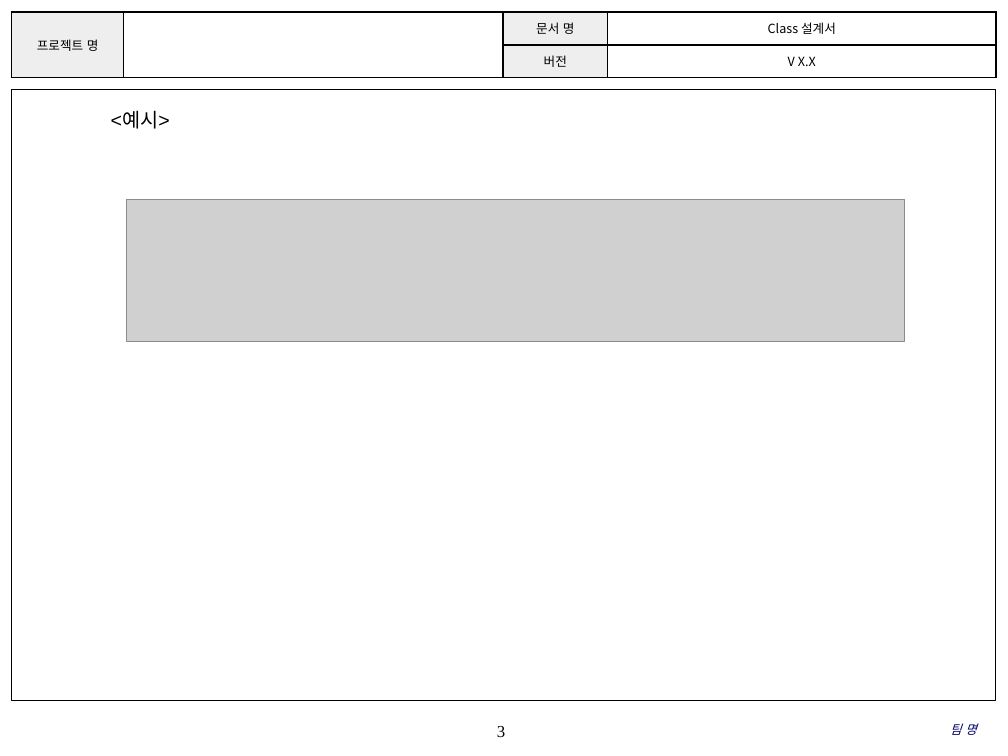
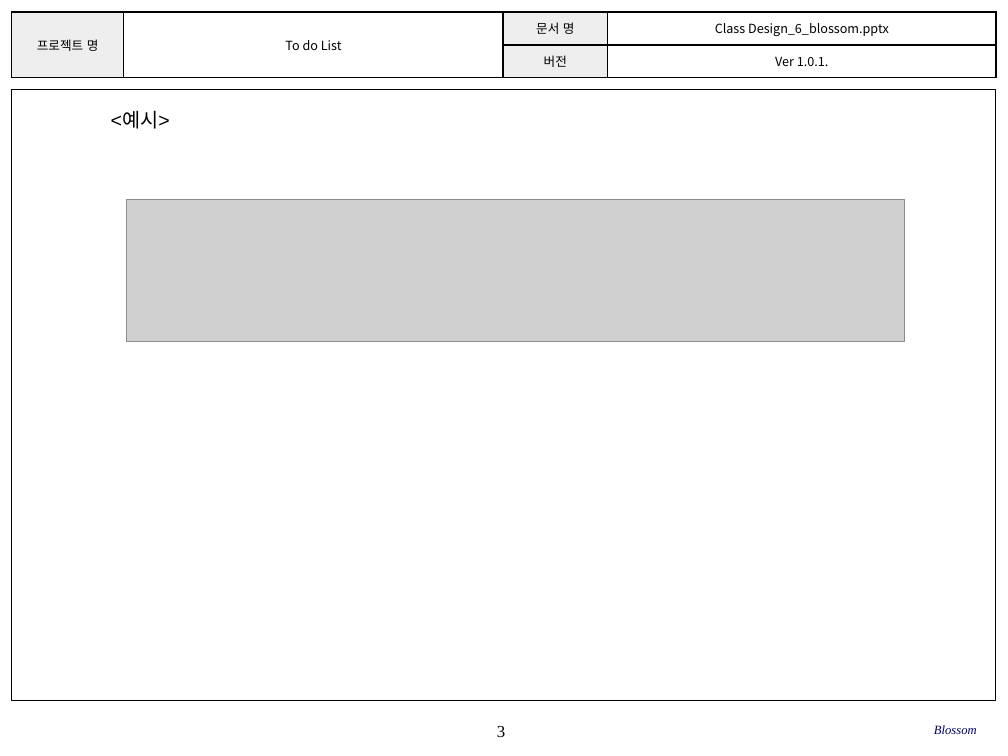
Before and after one commit to SE-admin/SE2017_6_blossom, a slide deck: slide 3 of doc/3_ 설계서/Class Design_6_blossom.pptx. Drawn at 1008x756 pixels with LibreOffice and Linux fonts; fonts in the diff are those of the drawing; grey boxes stand for pictures; background and template pictures are left out. Boxes give left, top, right and bottom in pixels: in the first picture for what was removed or moved away, otherwise in the second. Text is boxed around its words. In the diff, an @@ line names an element or a change of style, - is before the commit and + after.

```diff
--- a/doc/3_ 설계서/Class Design_6_blossom.pptx
+++ b/doc/3_ 설계서/Class Design_6_blossom.pptx
@@ table at (11, 12, 996, 78) @@
-row 1, column 2: 
+row 1, column 2: To do List
-row 1, column 4: Class 설계서
+row 1, column 4: Class Design_6_blossom.pptx
-row 2, column 4: V X.X
+row 2, column 4: Ver 1.0.1.
@@ text at (934, 725, 977, 734): text changed @@
-팀 명
+Blossom
```
Also in this commit, not shown: 1 other slide changed.
